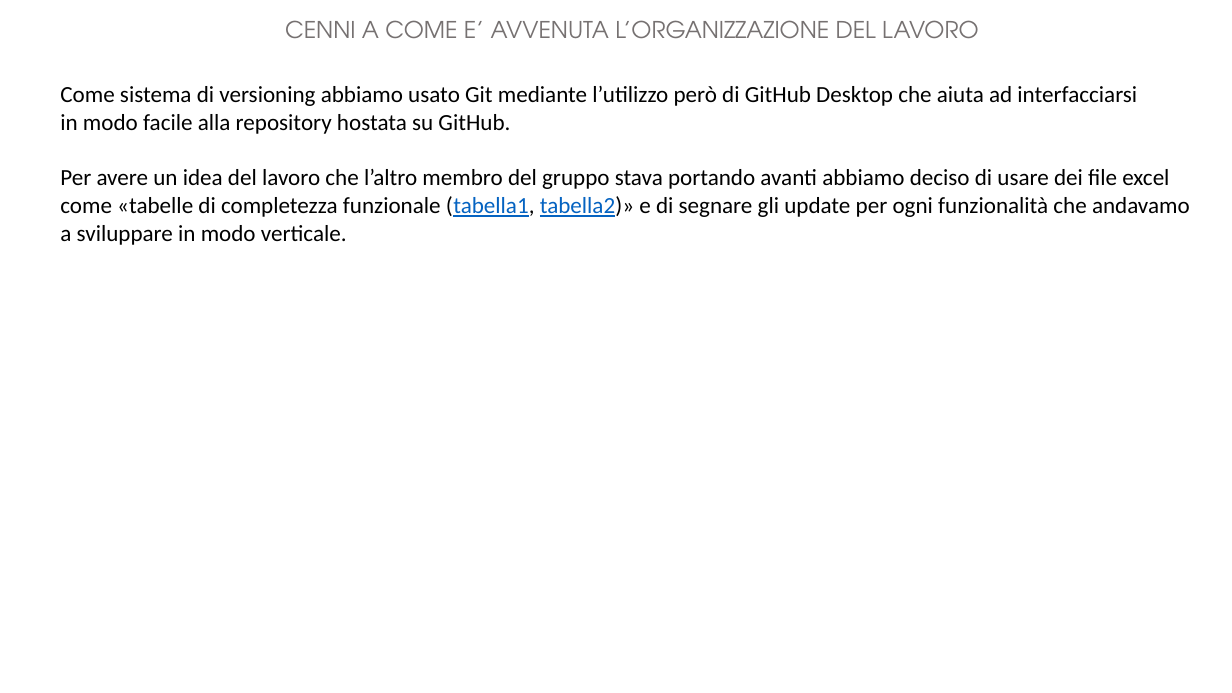
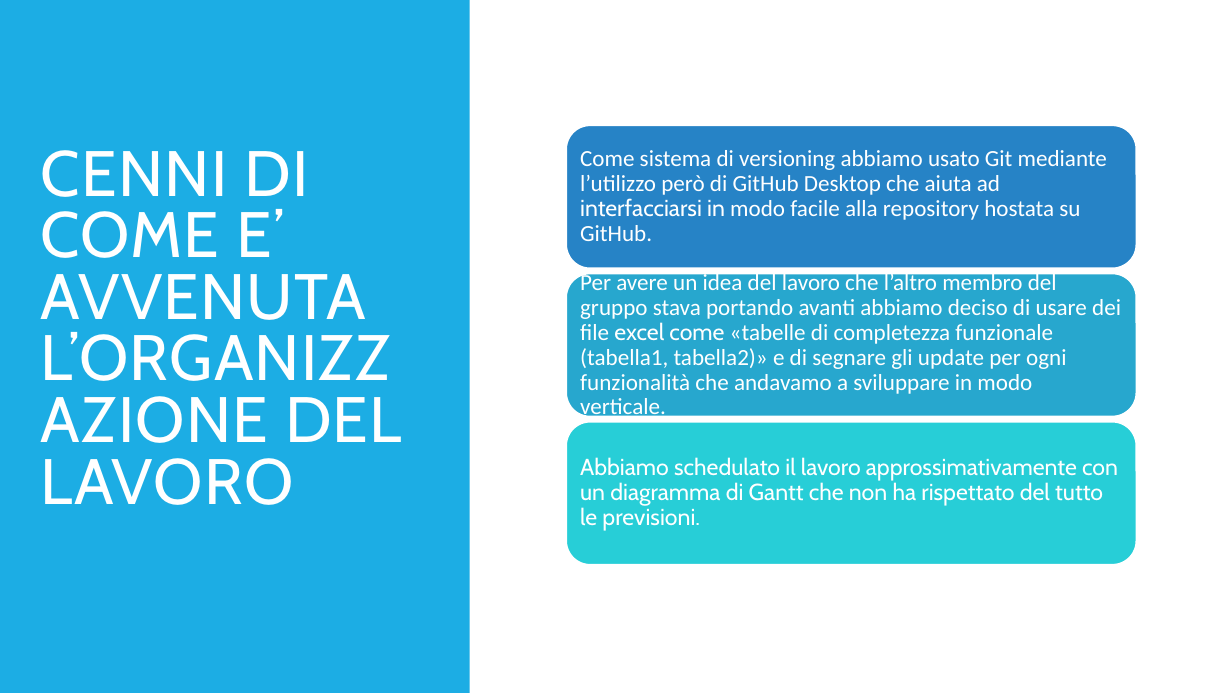
Before and after one commit to CristianCarrella/Ratatouille23, a slide deck: slide 3 of powerpoint_presentazione/presentazione.pptx. Drawn at 1232x693 pixels with LibreOffice and Linux fonts; fonts in the diff are those of the drawing. Boxes give left, top, right and bottom in pixels: in the first picture for what was removed or moved away, otherwise in the second. Text is boxed around its words. In the diff, an @@ line names an element or a change of style, - is before the commit and + after.

```diff
--- a/powerpoint_presentazione/presentazione.pptx
+++ b/powerpoint_presentazione/presentazione.pptx
@@ rectangle added at <box>0,0,470,693</box>, fill #1CADE4 @@
@@ text "CENNI DI COME E’ AVVENUTA ..." at <box>41,150,402,505</box>: vertical alignment top to middle @@
@@ text at <box>41,150,402,505</box>: text changed; size 18 to 50 pt; font TeX Gyre Adventor to Cabin; text colour #767171 to #FFFFFF @@
-CENNI A COME E’ AVVENUTA L’ORGANIZZAZIONE DEL LAVORO
+CENNI DI COME E’ AVVENUTA L’ORGANIZZAZIONE DEL LAVORO
@@ text "Per avere un idea del ..." at <box>580,270,1121,421</box>: vertical alignment top to middle @@
@@ text at <box>580,270,1121,421</box>: text changed; text colour #000000 to #FFFFFF @@
-Come sistema di versioning abbiamo usato Git mediante l’utilizzo però di GitHub Desktop che aiuta ad interfacciarsi
-in modo facile alla repository hostata su GitHub.
-Per avere un idea del lavoro che l’altro membro del gruppo stava portando avanti abbiamo deciso di usare dei file excel
-come «tabelle di completezza funzionale (tabella1, tabella2)» e di segnare gli update per ogni funzionalità che andavamo
-a sviluppare in modo verticale.
+Per avere un idea del lavoro che l’altro membro del gruppo stava portando avanti abbiamo deciso di usare dei file excel come «tabelle di completezza funzionale (tabella1, tabella2)» e di segnare gli update per ogni funzionalità che andavamo a sviluppare in modo verticale.
@@ group added at <box>567,126,1137,565</box>: 3 rounded rectangles, 2 texts @@
+Come sistema di versioning abbiamo usato Git mediante l’utilizzo però di GitHub Desktop che aiuta ad interfacciarsi in modo facile alla repository hostata su GitHub.
+Abbiamo schedulato il lavoro approssimativamente con un diagramma di Gantt che non ha rispettato del tutto le previsioni.
```
Also in this commit, not shown: 3 other slides changed, 7 slides added, 1 slide removed, 7 other files.
